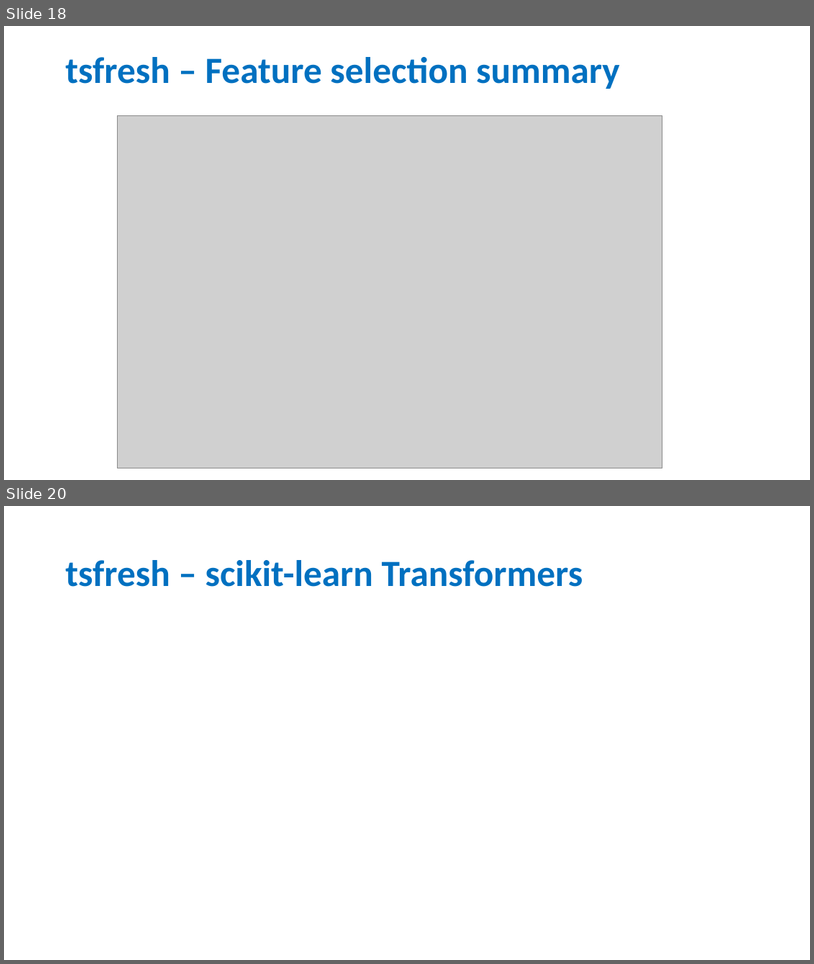
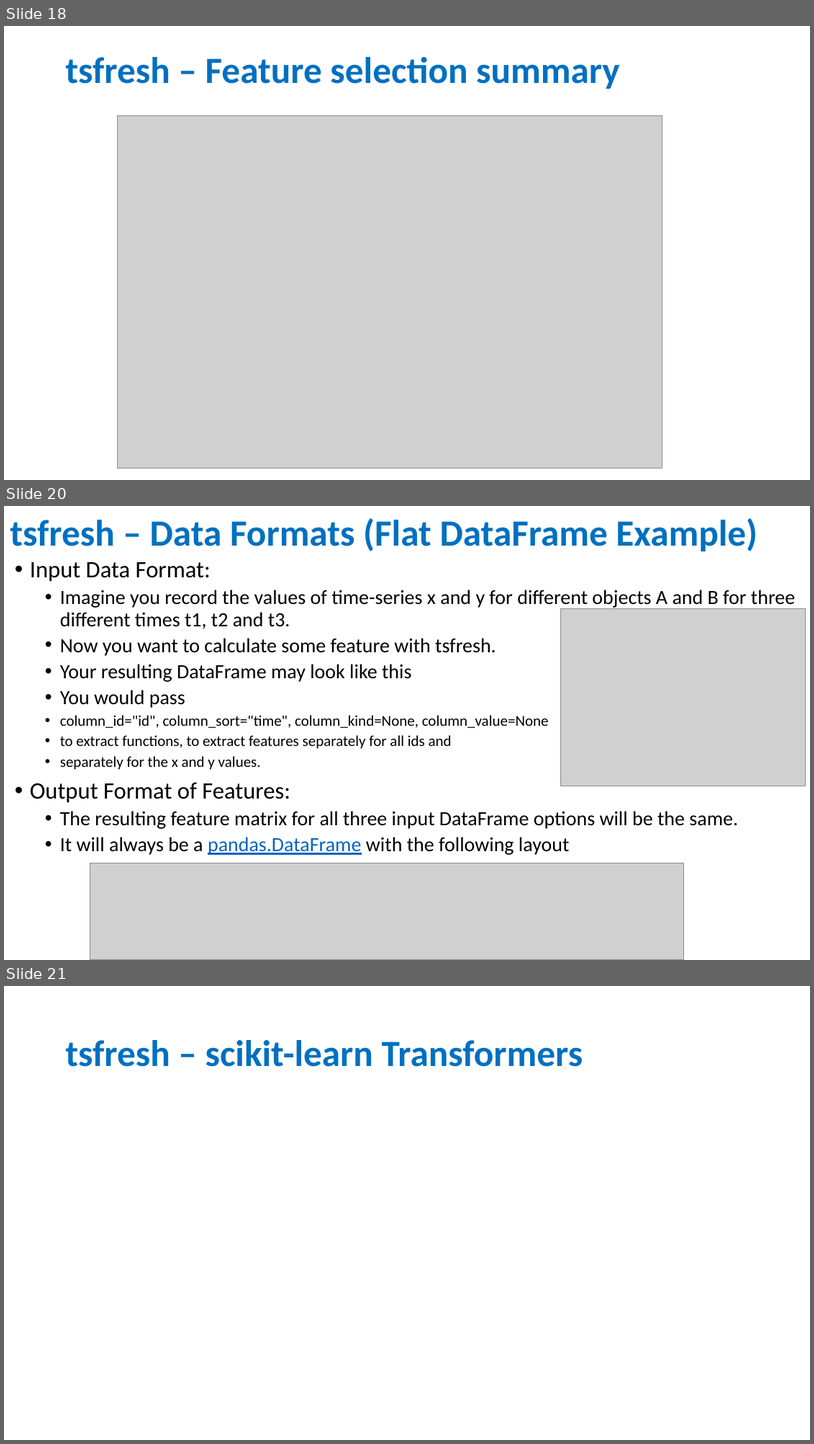
Before and after one commit to qingkaikong/SSA_Machine_Learning_2019, a slide deck: presentations/Feature_Engineering_ML_SSA19.pptx. Shown one above the other, each under a label of ours: slides 18 and 20 before the commit, slides 18, 20 and 21 after it; the slides between them are not shown. The pictures are 814x964 and 814x1444 pixels, drawn with LibreOffice and Linux fonts; fonts in the diff are those of the drawing; grey boxes stand for pictures. Boxes give left, top, right and bottom in pixels: in the first picture for what was removed or moved away, otherwise in the second. Text is boxed around its words. In the diff, an @@ line names an element or a change of style, - is before the commit and + after.

```diff
--- a/presentations/Feature_Engineering_ML_SSA19.pptx
+++ b/presentations/Feature_Engineering_ML_SSA19.pptx
@@ slide 20 added at box(4, 506, 810, 960), background #FFFFFF @@
@@ title added at box(10, 518, 758, 551), 44 pt, text #0070C0, bold @@
+tsfresh – Data Formats (Flat DataFrame Example)
@@ text added at box(30, 562, 795, 854), 24 pt, text #000000 @@
+• Input Data Format:
+  • Imagine you record the values of time-series x and y for different objects A and B for three different times t1, t2 and t3.
+  • Now you want to calculate some feature with tsfresh.
+  • Your resulting DataFrame may look like this
+  • You would pass
+  • column_id="id", column_sort="time", column_kind=None, column_value=None
+  • to extract functions, to extract features separately for all ids and
+  • separately for the x and y values.
+• Output Format of Features:
+  • The resulting feature matrix for all three input DataFrame options will be the same.
+  • It will always be a pandas.DataFrame with the following layout
@@ picture added at box(561, 609, 806, 786) @@
@@ picture added at box(90, 863, 684, 960) @@
@@ what was slide 20 is now slide 21 @@
```
Also in this commit, not shown: 2 slides changed.
